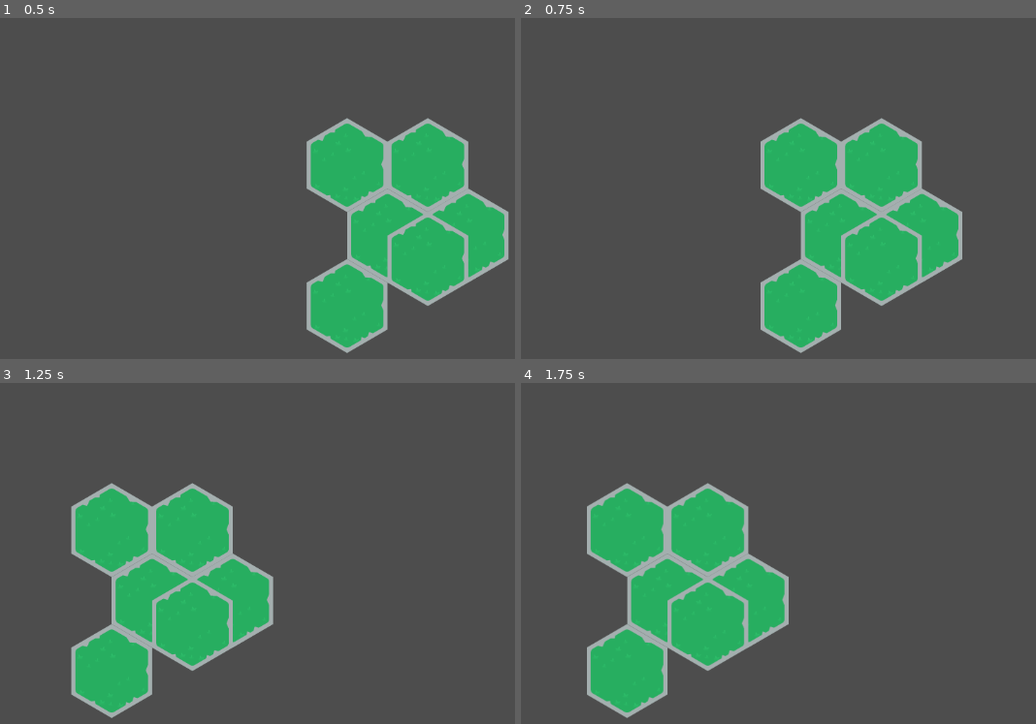
Above: before the commit, frames 1-4 (two rows, left to right).
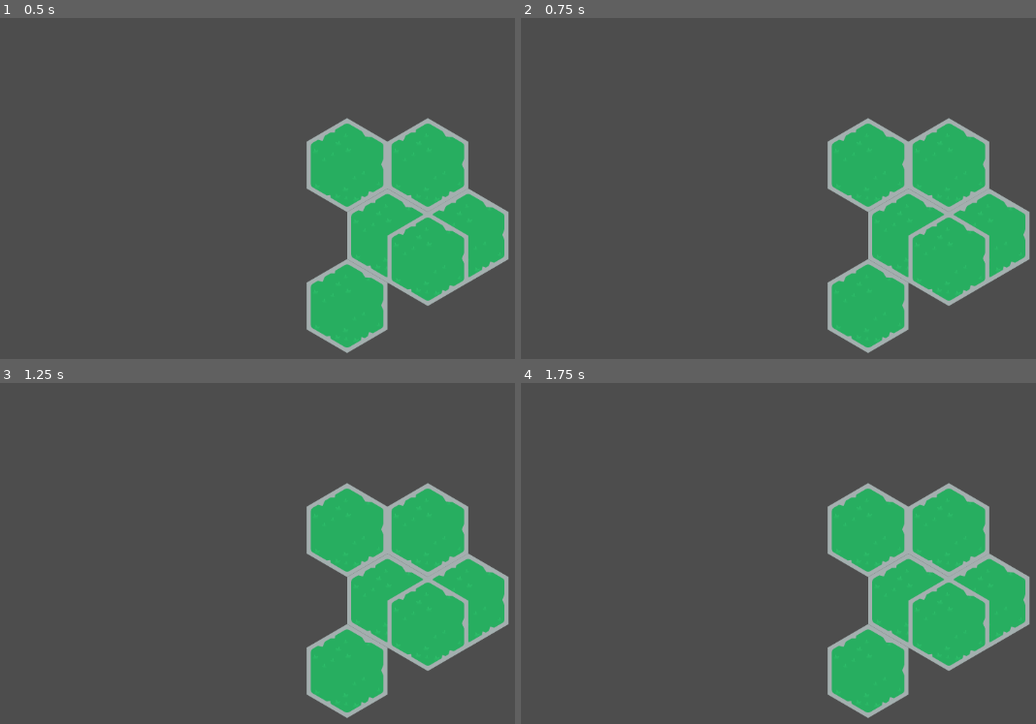
Above: after the commit, the same moments.

Repository: SpeedfireV/slavic-game-jam
Game: Godot game, scene res://game.tscn
Same seed, same stepped clock (60 frames per second), same inputs: the game is played once before the commit and once after it.
Inputs (mouse positions are in pixels of both pictures, inside the frame that each line leads up to):
- Up to frame 1 (0.5 s): no input
- Up to frame 2 (0.75 s): tap Enter at 0.5 s; move the mouse to (outside the picture) at 0.52 s; hold D (move_right) from 0.53 s (still down); click (outside the picture) at 0.67 s
- Up to frame 3 (1.25 s): keep holding D (move_right)
- Up to frame 4 (1.75 s): release D (move_right) at 1.25 s; drag from (752, 621) to (871, 686) at 1.27 s

Frame 1 is identical in both runs. In frame 2, 20% of the frame differs, in the area x 46-99%, y 29-99%; in frame 3, 35%, in the area x 13-99%, y 29-99%; in frame 4, 35%.

Commit message:
Update camera_2d.gd
camera movement added.

Diff:
--- a/camera_2d.gd
+++ b/camera_2d.gd
@@ -1,7 +1,71 @@
-class_name MainCamera extends Camera2D
+extends Camera2D
+
+
+@export var base_pan_speed: float = 950.0
+@export var edge_margin: float = 150.0
+@export var scroll_pan_speed: float = 3.0
+
+@export var zoom_speed: float = 0.3
+@export var min_zoom: float = 0.4
+@export var max_zoom: float = 2.0
+
+
+var is_dragging: bool = false
+var last_mouse_position: Vector2 = Vector2.ZERO
 
 
 
-func _process(delta):
-	var movement_vector: Vector2 = Input.get_vector("move_left", "move_right", "move_up", "move_down")
-	global_position += movement_vector * 500 * delta
+func _process(delta: float):
+	handle_edge_pan(delta)
+
+func _unhandled_input(event: InputEvent):
+	handle_zoom(event)
+	handle_scroll_drag(event)
+
+
+func handle_edge_pan(delta: float):
+	var movement_direction = Vector2.ZERO
+	var mouse_position = get_viewport().get_mouse_position()
+	var viewport_size = get_viewport().get_visible_rect().size
+	var pan_speed = 0.0
+
+	if mouse_position.x < edge_margin:
+		movement_direction.x = -1
+		pan_speed = base_pan_speed * (1.0 - mouse_position.x / edge_margin)
+	elif mouse_position.x > viewport_size.x - edge_margin:
+		movement_direction.x = 1
+		pan_speed = base_pan_speed * ((mouse_position.x - (viewport_size.x - edge_margin)) / edge_margin)
+
+	if mouse_position.y < edge_margin:
+		movement_direction.y = -1
+		pan_speed = max(pan_speed, base_pan_speed * (1.0 - mouse_position.y / edge_margin))
+	elif mouse_position.y > viewport_size.y - edge_margin:
+		movement_direction.y = 1
+		pan_speed = max(pan_speed, base_pan_speed * ((mouse_position.y - (viewport_size.y - edge_margin)) / edge_margin))
+
+	if movement_direction != Vector2.ZERO:
+		global_position += movement_direction.normalized() * pan_speed * delta
+
+
+func handle_zoom(event: InputEvent):
+	if event is InputEventMouseButton:
+		if event.is_pressed():
+			if event.button_index == MOUSE_BUTTON_WHEEL_UP:
+				zoom -= Vector2(zoom_speed, zoom_speed)
+				zoom = zoom.clamp(Vector2(min_zoom, min_zoom), Vector2(max_zoom, max_zoom))
+			elif event.button_index == MOUSE_BUTTON_WHEEL_DOWN:
+				zoom += Vector2(zoom_speed, zoom_speed)
+				zoom = zoom.clamp(Vector2(min_zoom, min_zoom), Vector2(max_zoom, max_zoom))
+
+func handle_scroll_drag(event: InputEvent):
+	if event is InputEventMouseButton:
+		if event.button_index == MOUSE_BUTTON_MIDDLE:
+			is_dragging = event.is_pressed()
+			if is_dragging:
+				last_mouse_position = get_viewport().get_mouse_position()
+			get_viewport().set_input_as_handled()
+
+	if is_dragging and event is InputEventMouseMotion:
+		var mouse_delta = last_mouse_position - get_viewport().get_mouse_position()
+		global_position += mouse_delta * scroll_pan_speed * zoom
+		last_mouse_position = get_viewport().get_mouse_position()
